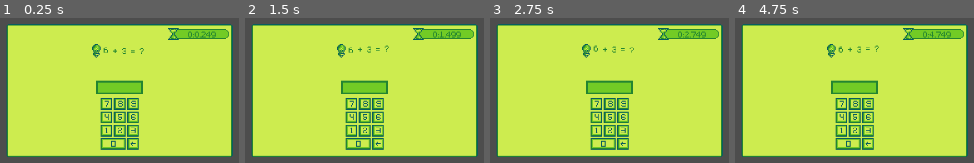
Above: before the commit, frames 1-4 (left to right).
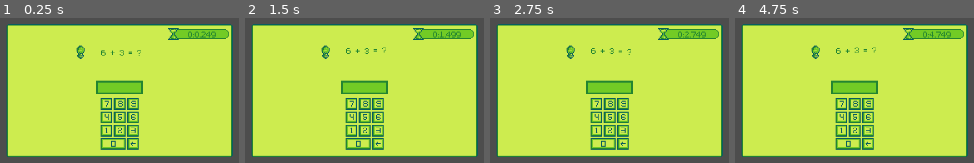
Above: after the commit, the same moments.

Repository: Matheuspimentell/Math-Hero
Game: Godot game, scene res://levels/time attack/time_attack.tscn
The game is run twice, just before and just after one commit, with the same random seed, the same clock (stepped at 60 frames per second) and the same inputs. This scene is started directly instead of the project's main scene.
Inputs:
- Up to frame 1 (0.25 s): no input
- Up to frame 2 (1.5 s): tap Enter (accept) at 0.5, 0.6, 1.25, 1.35 s; hold D (move_right) from 0.53 s (still down); tap Space (jump) at 0.77 s
- Up to frame 3 (2.75 s): tap Space (jump) at 1.52 s; tap Enter (accept) at 2, 2.3 s; release D (move_right) at 2.03 s; hold A (move_left) from 2.03 s (still down); tap Keypad 0 (number0) at 2.1 s
- Up to frame 4 (4.75 s): tap Enter (accept) at 2.75, 3.05, 3.5, 3.8, 4.25, 4.55 s; release A (move_left) at 2.78 s; hold D (move_right) 2.78-4.28 s; tap Keypad 1 (number1) at 2.85 s; tap Space (jump) at 3.02, 3.77, 4.52 s; tap Keypad 2 (number2) at 3.6 s; hold A (move_left) from 4.28 s (still down); tap Keypad 3 (number3) at 4.35 s

The runs differ from the first frame. In frame 1, 0.9% of the frame differs, in the area x 31-61%, y 17-29%; in frame 2, 0.8%; in frame 3, 0.8%; in frame 4, 0.9%.

Commit message:
Feature: Added continuity between time attack stages

Diff:
--- a/levels/scripts/password_screen.gd
+++ b/levels/scripts/password_screen.gd
@@ -9,13 +9,16 @@
 var operations: Array
 var _currentOp: int = 0
 
+# Levels: One digit restricted, One digit unrestricted, Two digit restricted, Two digit unrestricted, Three digit restricted, Three digit unrestricted
+var _currentLevel: int = 0
+
 func _ready():
 	# Get reference to all numpad keys
 	var numpadKeys = self.find_child("numpad").get_children()
 	for key in numpadKeys:
 		numpad[key.name] = key
 
-	operations = sumGenerator.gen_one_digit_restricted(10)
+	operations = sumGenerator.gen_one_digit_restricted(5)
 	print(operations)
 	self._change_question_text('%s + %s = ?' % [operations[_currentOp].a, operations[_currentOp].b])
 
@@ -50,14 +53,32 @@
 		if str(operations[_currentOp].res) == password.text:
 			sfxs["correct_answer"].play()
 			if(_currentOp == operations.size()-1):
-				print('Congrats!')
-			else:
-				_currentOp+=1
-				self._change_question_text('%s + %s = ?' % [operations[_currentOp].a, operations[_currentOp].b])
-				password.text = ''
+				print('Next level!')
+				_generate_next_level()
+
+			_currentOp+=1
+			self._change_question_text('%s + %s = ?' % [operations[_currentOp].a, operations[_currentOp].b])
+			password.text = ''
 		else:
 			sfxs["wrong_answer"].play()
 			password.text = ''
+
+func _generate_next_level():
+	match _currentLevel:
+		0:
+			operations.append_array(sumGenerator.gen_one_digit_unrestricted(5))
+		1:
+			operations.append_array(sumGenerator.gen_two_digit_restricted(5))
+		2:
+			operations.append_array(sumGenerator.gen_two_digit_unrestricted(5))
+		3:
+			operations.append_array(sumGenerator.gen_three_digit_restricted(5))
+		4:
+			operations.append_array(sumGenerator.gen_three_digit_unrestricted(5))
+		_:
+			print('No more levels to generate')
+			return
+	_currentLevel+=1
 
 func _set_question_style(text: String):
 	return "[center][color=#238531][wave amp=15 freq=2]%s[/wave][/color][/center]" % text
--- a/levels/time attack/password_screen.tscn
+++ b/levels/time attack/password_screen.tscn
@@ -396,15 +396,15 @@
 metadata/_edit_use_anchors_ = true
 
 [node name="lamp" type="Sprite2D" parent="."]
-position = Vector2(-28, -48)
+position = Vector2(-47, -46)
 texture = ExtResource("2_0h53j")
 
 [node name="question" type="RichTextLabel" parent="."]
 texture_filter = 1
-offset_left = -20.0
-offset_top = -56.0
-offset_right = 32.0
-offset_bottom = -40.0
+offset_left = -39.0
+offset_top = -54.0
+offset_right = 44.0
+offset_bottom = -38.0
 theme = ExtResource("4_ybfpn")
 bbcode_enabled = true
 
--- a/models/operations/sum/sum_generator.gd
+++ b/models/operations/sum/sum_generator.gd
@@ -65,3 +65,26 @@
 	randomize()
 
 	return operations.slice(0, quantity)
+
+func gen_three_digit_unrestricted(quantity: int) -> Array:
+	var operations: Array = []
+
+	for i in range(quantity):
+		var a = self.rng.randi_range(100, 999)
+		var b = self.rng.randi_range(100, 999)
+		operations.append({ 'a': a, 'b': b, 'res': (a+b) })
+
+	return operations
+
+func gen_three_digit_restricted(quantity: int) -> Array:
+	var operations: Array = []
+	for a in range(100,999):
+		for b in range(100,999):
+			if(((a%10)+(b%10)<10) and ((a%100)+(b%100)<10) and ((a/100)+(b/100)<10)):
+				operations.append({ 'a': a, 'b': b, 'res': (a+b) })
+
+	seed(self.rng.seed)
+	operations.shuffle()
+	randomize()
+
+	return operations.slice(0, quantity)
Binary file added: media/art/TileSet/finished time attack screen ref.aseprite
